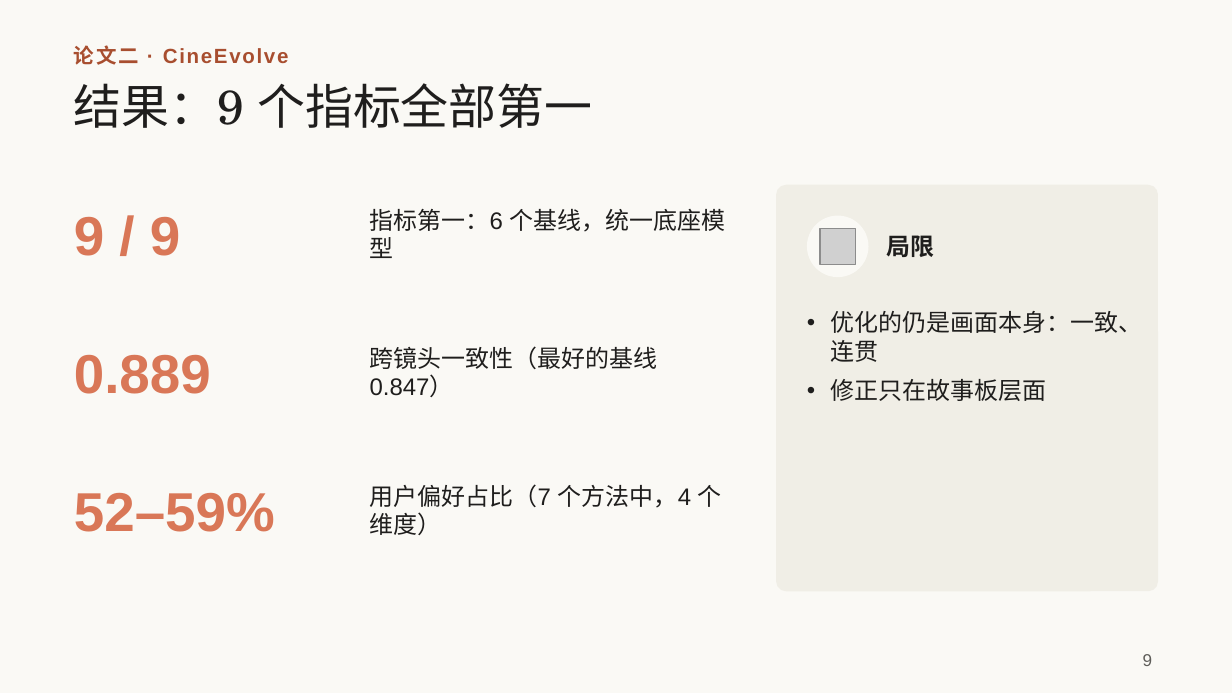
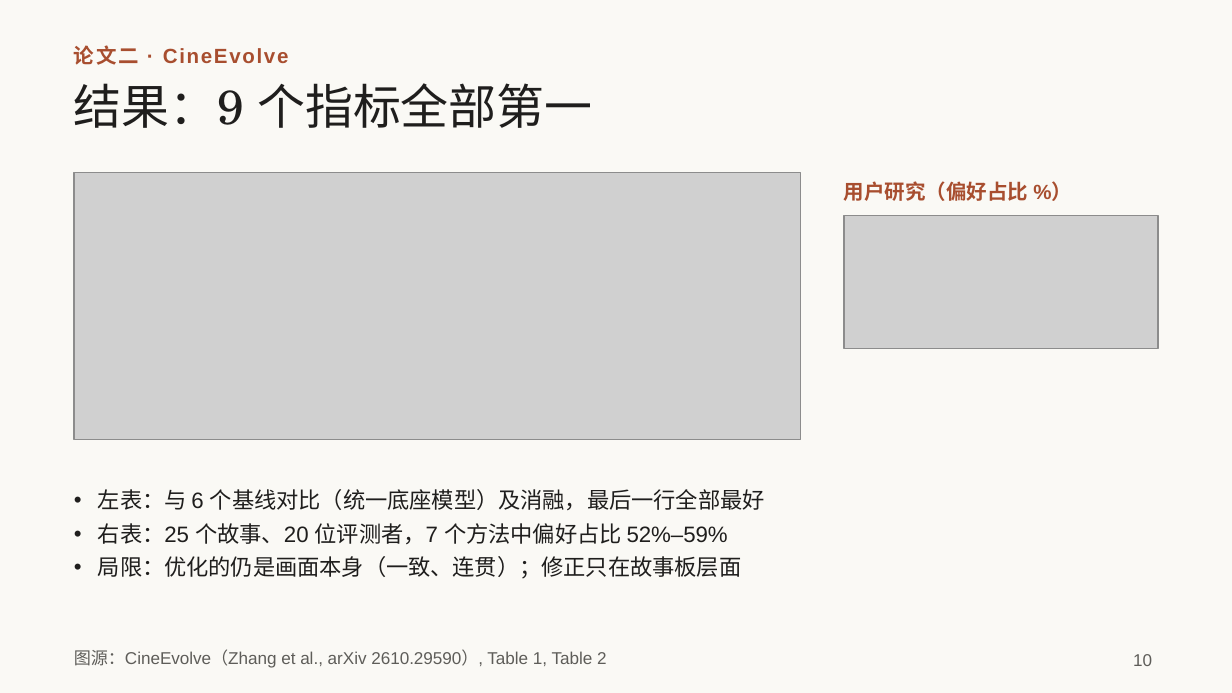
Before and after one commit to irving-2222/ICML, a slide deck: slide 10 of talk/研究分享_从多智能体协作到自进化.pptx (slide 9 before the commit). Drawn at 1232x693 pixels with LibreOffice and Linux fonts; fonts in the diff are those of the drawing; grey boxes stand for pictures. Boxes give left, top, right and bottom in pixels: in the first picture for what was removed or moved away, otherwise in the second. Text is boxed around its words. In the diff, an @@ line names an element or a change of style, - is before the commit and + after.

```diff
--- a/talk/研究分享_从多智能体协作到自进化.pptx
+++ b/talk/研究分享_从多智能体协作到自进化.pptx
@@ picture added at box(74, 172, 801, 440) @@
@@ text removed at box(370, 209, 726, 258) @@
-指标第一：6 个基线，统一底座模型
@@ rounded rectangle removed at box(776, 185, 1158, 591) @@
@@ text added at box(844, 181, 1029, 201), 12 pt, text #A84E2F, bold @@
+用户研究（偏好占比 %）
@@ text removed at box(74, 217, 180, 256) @@
-9 / 9
@@ ellipse removed at box(807, 216, 869, 277) @@
@@ picture removed at box(821, 228, 856, 264) @@
@@ picture added at box(844, 216, 1158, 349) @@
@@ text removed at box(887, 235, 935, 257) @@
-局限
@@ text removed at box(831, 311, 1143, 401) @@
-• 优化的仍是画面本身：一致、连贯
-• 修正只在故事板层面
@@ text removed at box(74, 355, 211, 394) @@
-0.889
@@ text removed at box(370, 346, 658, 397) @@
-跨镜头一致性（最好的基线 0.847）
@@ text removed at box(74, 493, 275, 532) @@
-52–59%
@@ text added at box(98, 489, 765, 579), 13 pt, text #1F1E1D @@
+• 左表：与 6 个基线对比（统一底座模型）及消融，最后一行全部最好
+• 右表：25 个故事、20 位评测者，7 个方法中偏好占比 52%–59%
+• 局限：优化的仍是画面本身（一致、连贯）；修正只在故事板层面
@@ text removed at box(370, 484, 722, 535) @@
-用户偏好占比（7 个方法中，4 个维度）
@@ text added at box(74, 649, 607, 668), 10 pt, text #5E5D59 @@
+图源：CineEvolve（Zhang et al., arXiv 2610.29590）, Table 1, Table 2
@@ page number at box(1133, 654, 1152, 666): text changed @@
-9
+10
```
Also in this commit, not shown: 2 other slides changed, 7 slides added, 6 slides removed.
